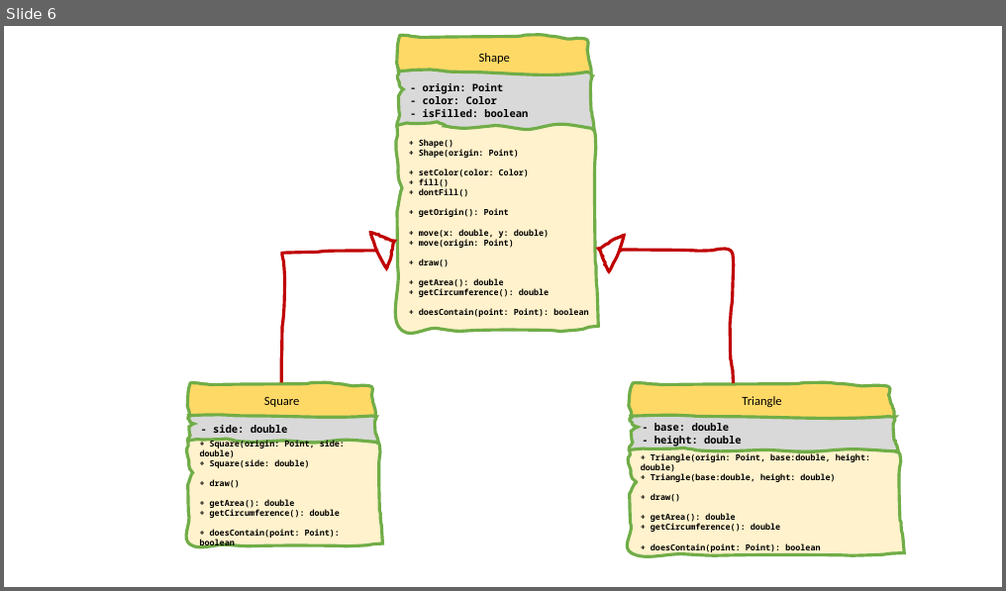
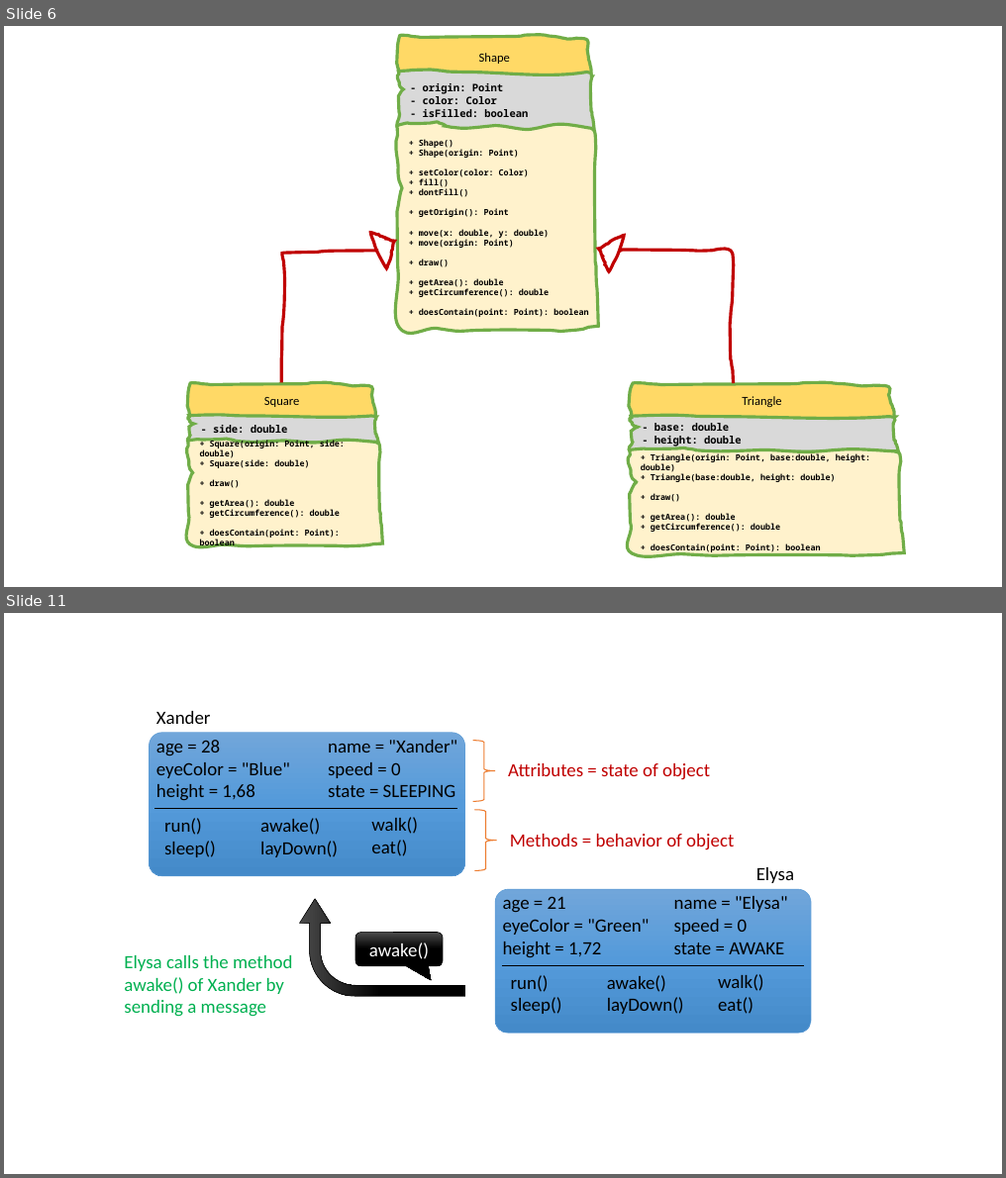
Before and after one commit to BioBoost/object-oriented-programming-using-java, a slide deck: assets/gitbook_images.pptx. Shown one above the other, each under a label of ours: slide 6 before the commit, slides 6 and 11 after it; the slides between them are not shown. The pictures are 1006x591 and 1006x1178 pixels, drawn with LibreOffice and Linux fonts; fonts in the diff are those of the drawing. Boxes give left, top, right and bottom in pixels: in the first picture for what was removed or moved away, otherwise in the second. Text is boxed around its words. In the diff, an @@ line names an element or a change of style, - is before the commit and + after.

Commit message:
Creating objects from classes

```diff
--- a/assets/gitbook_images.pptx
+++ b/assets/gitbook_images.pptx
@@ slide 11 added at [4, 613, 1002, 1174], background #FFFFFF @@
@@ group added at [124, 711, 811, 1033]: 15 texts, 2 rounded rectangles, 2 lines, 2 right braces, 1 bent arrow, 1 rounded speech box @@
+age = 28
+eyeColor = "Blue"
+height = 1,68
+name = "Xander"
+speed = 0
+state = SLEEPING
+run()
+sleep()
+awake()
+layDown()
+walk()
+eat()
+age = 21
+eyeColor = "Green"
+height = 1,72
+name = "Elysa"
+speed = 0
+state = AWAKE
+run()
+sleep()
+awake()
+layDown()
+walk()
+eat()
+Elysa
+Xander
+awake()
+Elysa calls the method awake() of Xander by sending a message
+Attributes = state of object
+Methods = behavior of object
```
Also in this commit, not shown: 6 other slides added, 5 other files.
